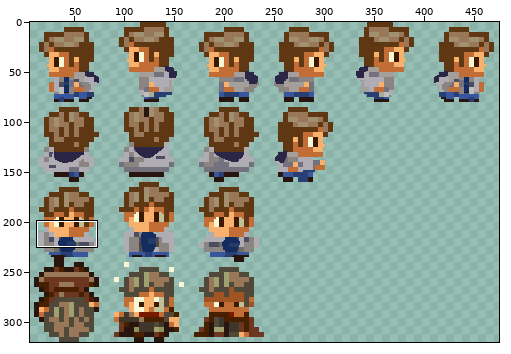
Sprite sheet, stored at Assets/Troll Bridge Studios/2D Starter Kit/Art/Player/herox5.png. The first picture is a wide view before the edit; the outline marks the close-up.
Close-up. Before:
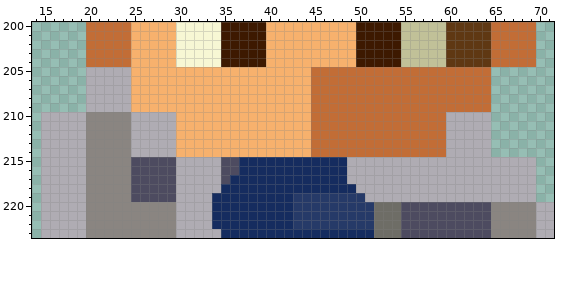
The file is 480x320 pixels. Pixels under 10% opacity are left out. Colours within 5 levels of each other are drawn and written as one. Shown: x 14..71, y 200..223. The wide view leaves out empty margins. The commit also changed other parts of the picture, which this record leaves out.
New version:
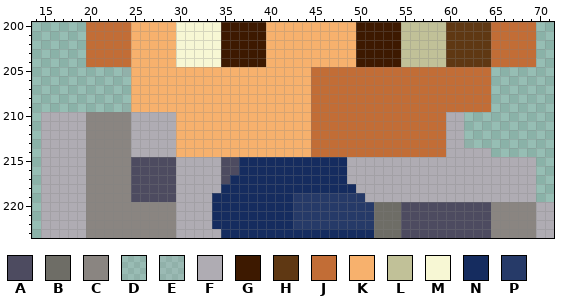
Palette (. is transparent): A #4d4b60  B #6e6d66  C #8a8581  D #afacb320  E #afacb332  F #afacb3  G #3d1900  H #5f3813  J #c26d36  K #f7b16d  L #c1c198  M #f7f7d4  N #152c5f  P #263a68
Changes in this commit:
{"y":205,"x":20,"old":"FFFFF","new":"....E"}
{"y":206,"x":20,"old":"FFFFF","new":"....."}
{"y":207,"x":20,"old":"FFFFF","new":"....."}
{"y":208,"x":20,"old":"FFFFF","new":"....."}
{"y":209,"x":20,"old":"FFFFF","new":"....D"}
{"y":210,"x":62,"old":"FFF","new":"..."}
{"y":211,"x":62,"old":"FFF","new":"..."}
{"y":212,"x":62,"old":"FFF","new":"..."}
{"y":213,"x":62,"old":"FFF","new":"D.."}
{"label":"changed","picture_box":[86,67,131,112]}
{"label":"changed","picture_box":[464,112,491,148]}
